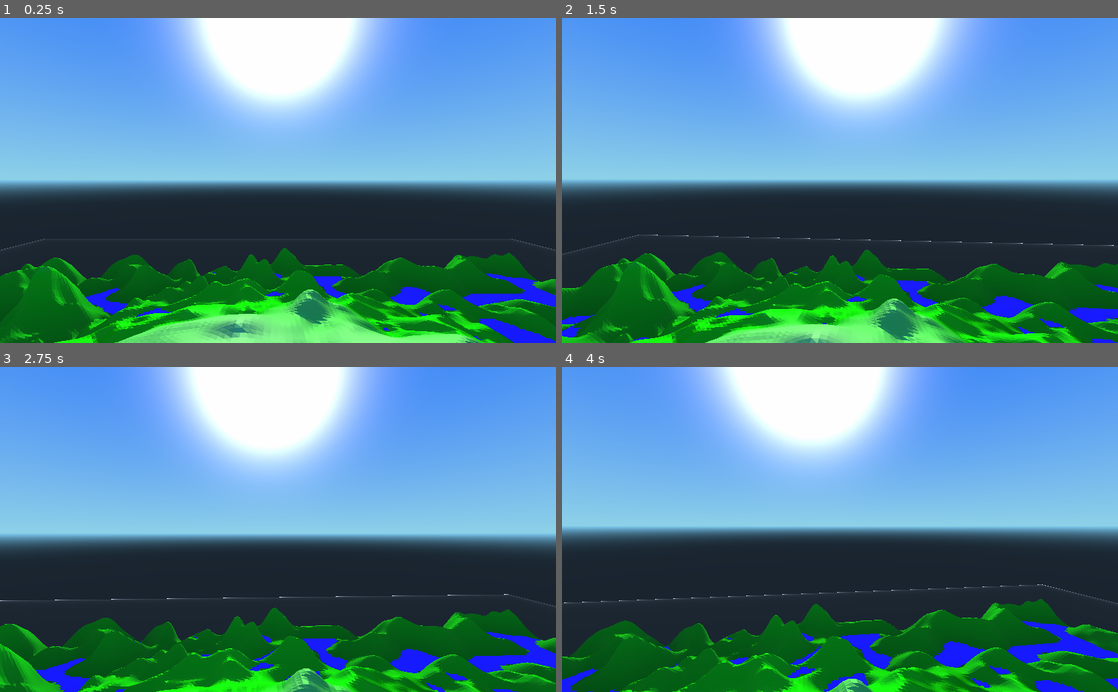
Above: before the commit, frames 1-4 (two rows, left to right).
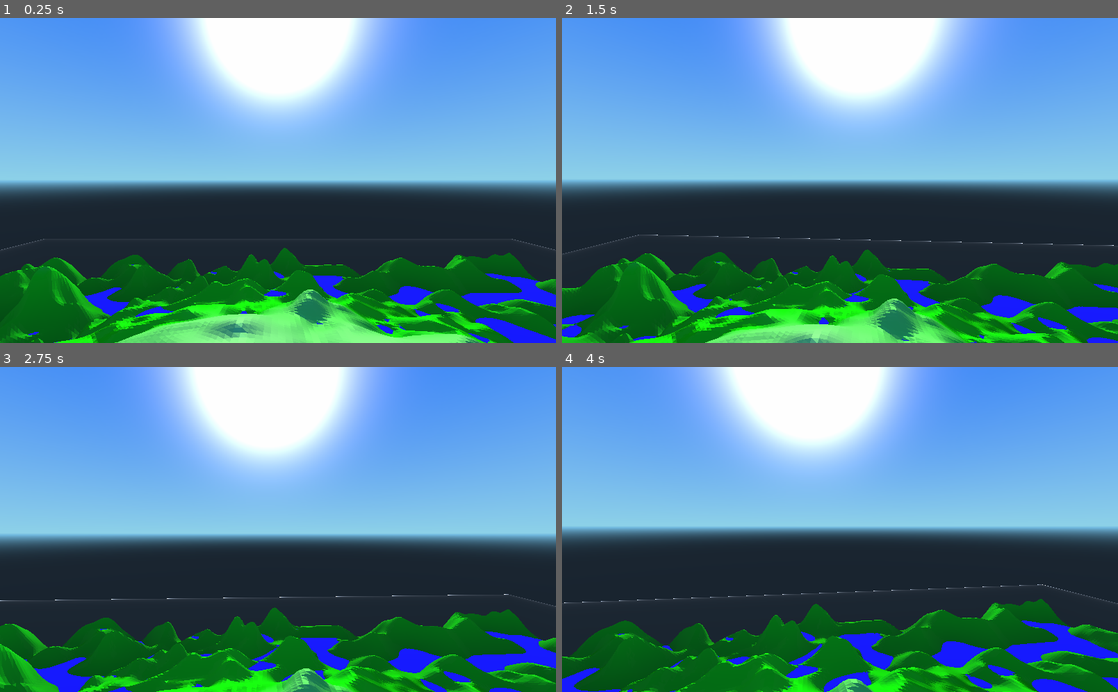
Above: after the commit, the same moments.

Repository: MichaelReel/Terrain_Scratch
Game: Godot game, scene res://Root.tscn
The game is run twice, just before and just after one commit, with the same random seed, the same clock (stepped at 60 frames per second) and the same inputs.
Inputs (mouse positions are in pixels of both pictures, inside the frame that each line leads up to):
- Up to frame 1 (0.25 s): no input
- Up to frame 2 (1.5 s): tap Enter at 0.5 s; move the mouse to (867, 180) at 0.52 s; hold W (forward) from 0.53 s (still down); move the mouse to (812, 180) at 1.27 s
- Up to frame 3 (2.75 s): keep holding W (forward); move the mouse to (289, 523) at 2.02 s
- Up to frame 4 (4 s): keep holding W (forward); move the mouse to (834, 536) at 2.77 s; move the mouse to (878, 532) at 3.52 s

The runs differ from the first frame. In frame 1, 0.4% of the frame differs, in the area x 5-100%, y 75-100%; in frame 2, 0.5%; in frame 3, 0.5%; in frame 4, 0.7%, in the area x 0-100%, y 77-100%.

Commit message:
Not sure this really improves anything much. Might try a different approach.

Diff:
--- a/Graph.gd
+++ b/Graph.gd
@@ -81,12 +81,14 @@
 
 	var water_height
 	var closed
+	var levelled
 
 	func _init(x, z):
 		grid_x = x
 		grid_z = z
 
 		closed = false
+		levelled = false
 
 	func set_height(y):
 		height = y
@@ -207,6 +209,26 @@
 		if terrain_lower:
 			quad.water_level = water_height
 
+func get_grid_neighbours(h, diamond = false):
+	var neighbours = []
+	if h.grid_x > 0:
+		neighbours.append(height_grid[h.grid_z][h.grid_x - 1])
+		if not diamond and h.grid_z > 0:
+			neighbours.append(height_grid[h.grid_z - 1][h.grid_x - 1])
+		if not diamond and h.grid_z < len(height_grid) - 1:
+			neighbours.append(height_grid[h.grid_z + 1][h.grid_x - 1])
+	if h.grid_z > 0:
+		neighbours.append(height_grid[h.grid_z - 1][h.grid_x])
+	if h.grid_x < len(height_grid[0]) - 1:
+		neighbours.append(height_grid[h.grid_z][h.grid_x + 1])
+		if h.grid_z > 0:
+			not diamond and neighbours.append(height_grid[h.grid_z - 1][h.grid_x + 1])
+		if h.grid_z < len(height_grid) - 1:
+			not diamond and neighbours.append(height_grid[h.grid_z + 1][h.grid_x + 1])
+	if h.grid_z < len(height_grid) - 1:
+		neighbours.append(height_grid[h.grid_z + 1][h.grid_x])
+	return neighbours
+
 func priority_flood():
 	var queue = []
 	var surface = []
@@ -220,28 +242,27 @@
 	# Take each queued point and process it
 	while not queue.empty():
 		var h = queue.pop_back()
-		# Get the neighbours
-		var neighbours = []
-		if h.grid_x > 0:
-			neighbours.append(height_grid[h.grid_z][h.grid_x - 1])
-		if h.grid_z > 0:
-			neighbours.append(height_grid[h.grid_z - 1][h.grid_x])
-		if h.grid_x < len(height_grid[0]) - 1:
-			neighbours.append(height_grid[h.grid_z][h.grid_x + 1])
-		if h.grid_z < len(height_grid) - 1:
-			neighbours.append(height_grid[h.grid_z + 1][h.grid_x])
-		for n in neighbours:
+		# Set up the neighbours for processing
+		for n in get_grid_neighbours(h, true):
 			if n.closed: continue
 			n.water_height = max(h.water_height, n.water_height)
 			place_height_in_list(queue, n)
 		# If the current water height is higher than the terrain
 		if h.water_height > h.height:
 			# Add to the surface
+			h.levelled = true
 			surface.append(h)
 
-	# TODO: Take each surface point and level out the water around it
-
-
+	# Take each surface point and level out the water around it
+	while not surface.empty():
+		var h = surface.pop_back()
+		# Spread the surface to the neighbouring points
+		for n in get_grid_neighbours(h):
+			if n.water_height > h.water_height:
+				n.water_height = h.water_height
+			if not n.levelled and n.water_height > n.height:
+				n.levelled = true
+				surface.push_back(n)
 
 func generate_mesh(offset, h_offset):
 
--- a/Root.tscn
+++ b/Root.tscn
@@ -51,7 +51,7 @@
 
 [node name="DirectionalLight" type="DirectionalLight" parent="." index="1"]
 
-transform = Transform( -1, 6.18173e-008, -6.18173e-008, 0, 0.707107, 0.707107, 8.74228e-008, 0.707107, -0.707107, 0, 0, 0 )
+transform = Transform( -1, 6.18173e-08, -6.18173e-08, 0, 0.707107, 0.707107, 8.74228e-08, 0.707107, -0.707107, 0, 0, 0 )
 layers = 1
 light_color = Color( 0.974685, 0.976563, 0.736237, 1 )
 light_energy = 1.0
@@ -116,7 +116,7 @@
 
 [node name="CollisionShape" type="CollisionShape" parent="CameraControl" index="1"]
 
-transform = Transform( 1, 0, 0, 0, -4.37114e-008, -1, 0, 1, -4.37114e-008, 0, 0, 0 )
+transform = Transform( 1, 0, 0, 0, -4.37114e-08, -1, 0, 1, -4.37114e-08, 0, 0, 0 )
 shape = SubResource( 3 )
 disabled = false
 _sections_unfolded = [ "Transform" ]
